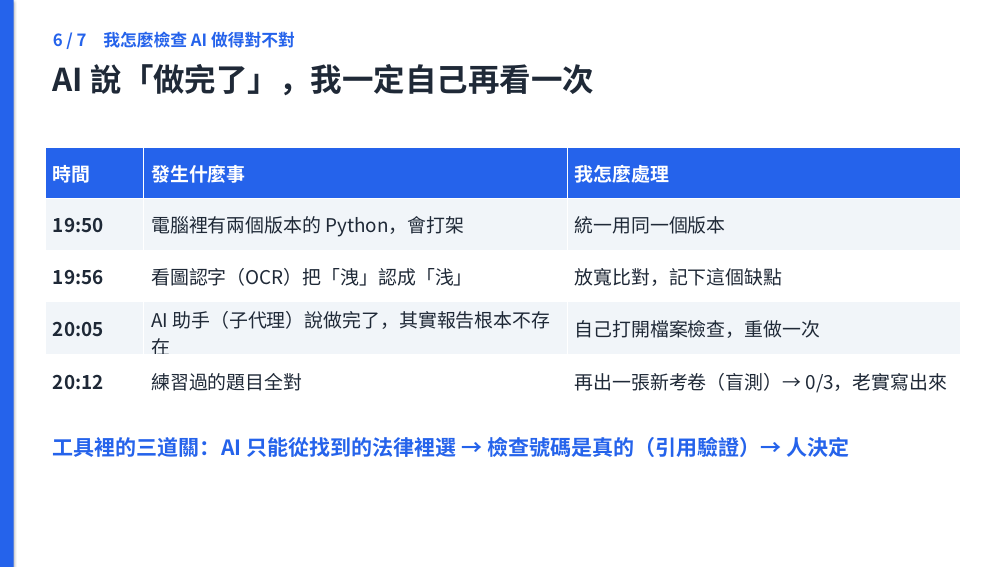
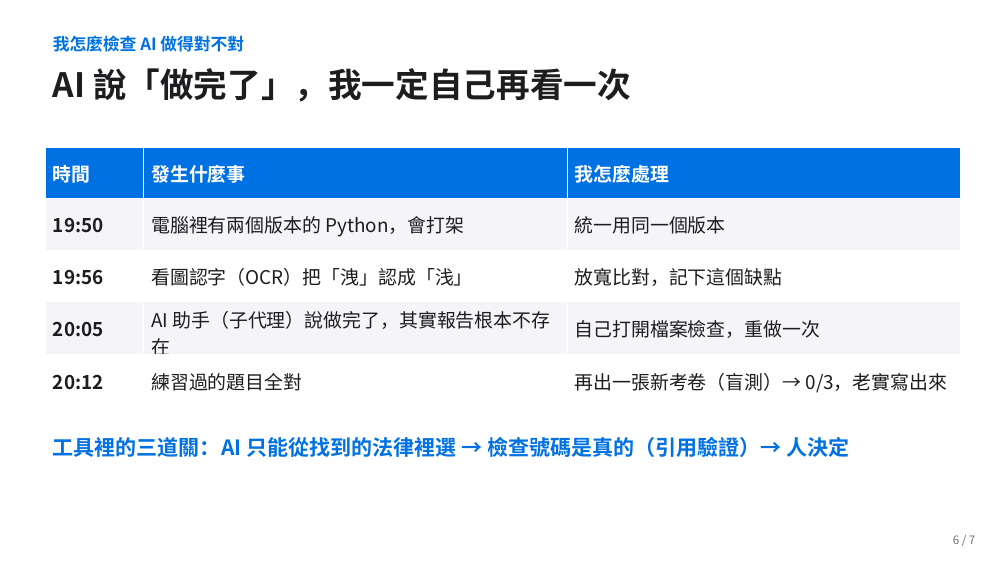
Before and after one commit to jaylooloomi/contract-check, a slide deck: slide 8 of docs/deck/合約外規檢查_簡報.pptx. Drawn at 1008x567 pixels with LibreOffice and Linux fonts; fonts in the diff are those of the drawing. Boxes give left, top, right and bottom in pixels: in the first picture for what was removed or moved away, otherwise in the second. Text is boxed around its words. In the diff, an @@ line names an element or a change of style, - is before the commit and + after.

```diff
--- a/docs/deck/合約外規檢查_簡報.pptx
+++ b/docs/deck/合約外規檢查_簡報.pptx
@@ rectangle removed at [0, 0, 14, 567] @@
@@ text at [53, 35, 244, 52]: text changed; text colour #2563EB to #0071E3 @@
-6 / 7 我怎麼檢查 AI 做得對不對
+我怎麼檢查 AI 做得對不對
@@ text "AI 說「做完了」，我一定自己再看一次" at [53, 68, 631, 102]: size 30 to 32 pt, text colour #1F2937 to #1D1D1F @@
@@ table at [45, 147, 960, 405] @@
@@ fill #2563EB to #0071E3 in row 1 @@
@@ fill #F1F5F9 to #F5F5F7 in 6 cells @@
@@ text colour #1F2937 to #1D1D1F @@
@@ text "工具裡的三道關：AI 只能從找到的法律裡選 → 檢查號碼是真的（引用驗證）→ 人決定" at [53, 437, 849, 457]: text colour #2563EB to #0071E3 @@
@@ text added at [953, 535, 975, 544], 11 pt, text #6E6E73 @@
+6 / 7
```
Also in this commit, not shown: 9 other slides changed, 13 other files.
